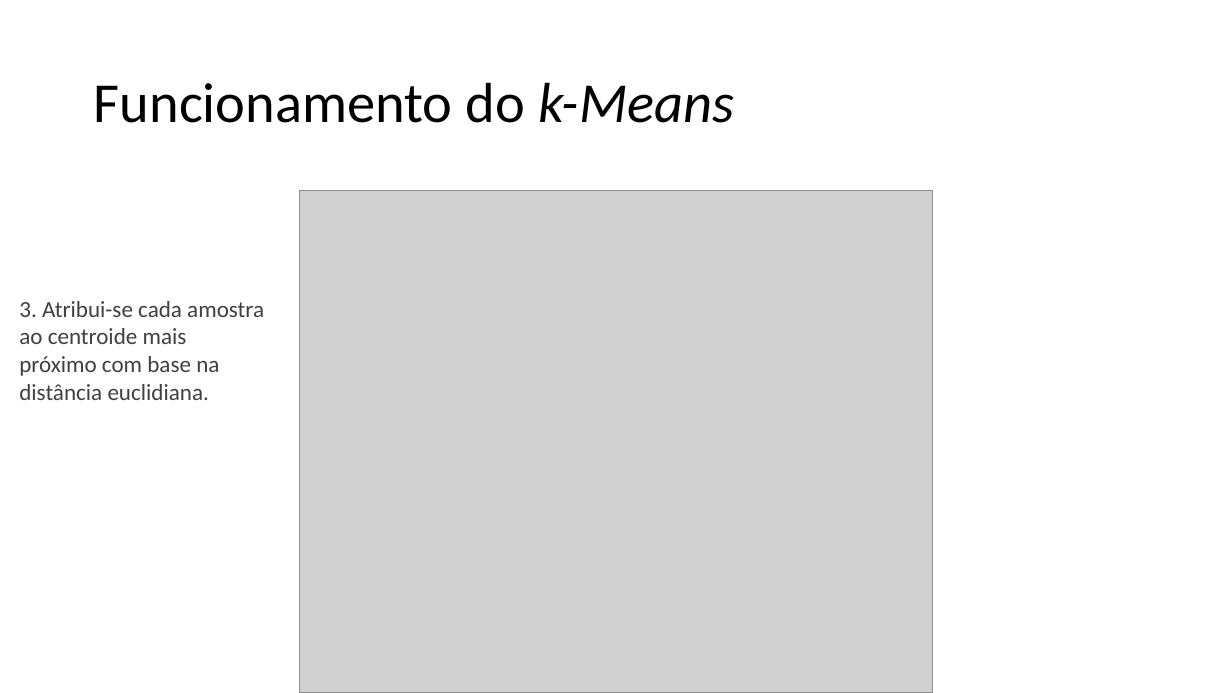
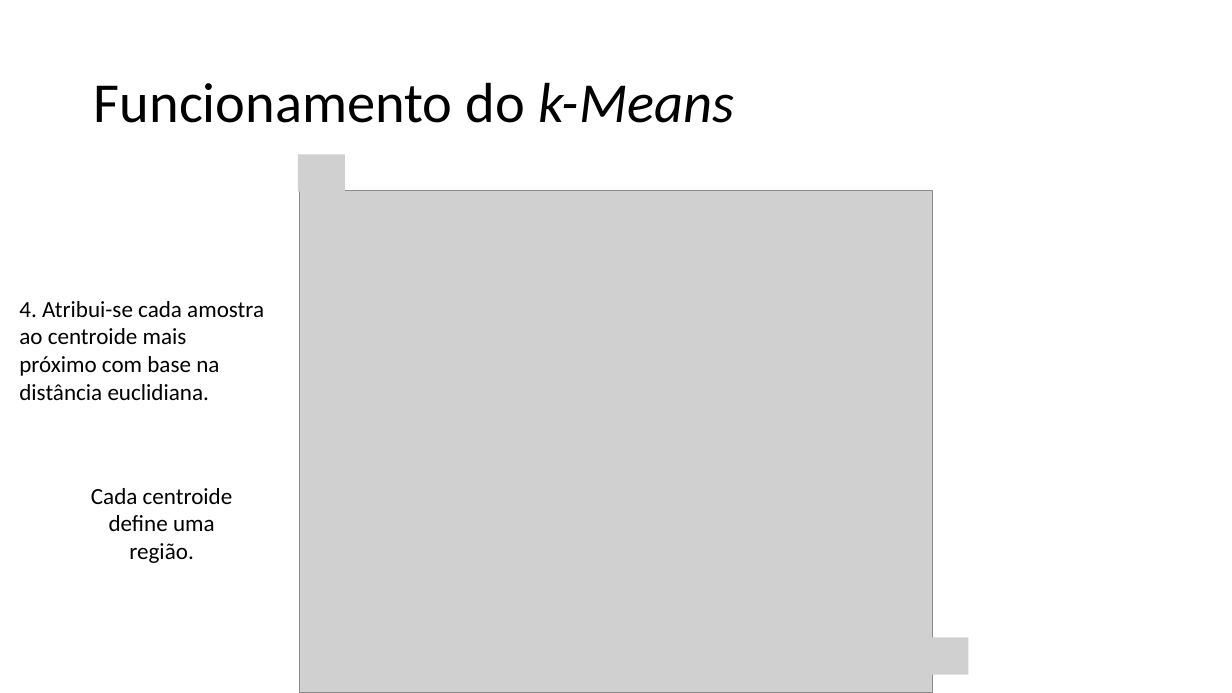
Before and after one commit to zz4fap/c24_inteligencia_artificial, a slide deck: slide 23 of slides/C24_kMeans.pptx (slide 22 before the commit). Drawn at 1232x693 pixels with LibreOffice and Linux fonts; fonts in the diff are those of the drawing; grey boxes stand for pictures. Boxes give left, top, right and bottom in pixels: in the first picture for what was removed or moved away, otherwise in the second. Text is boxed around its words. In the diff, an @@ line names an element or a change of style, - is before the commit and + after.

```diff
--- a/slides/C24_kMeans.pptx
+++ b/slides/C24_kMeans.pptx
@@ picture added at bbox=[298, 154, 345, 191] @@
@@ text at bbox=[19, 301, 264, 400]: text changed; text colour #404040 to #000000 @@
-3. Atribui-se cada amostra ao centroide mais próximo com base na distância euclidiana.
+4. Atribui-se cada amostra ao centroide mais próximo com base na distância euclidiana.
@@ text added at bbox=[91, 488, 233, 563], 18 pt, text #000000 @@
+Cada centroide define uma região.
@@ picture added at bbox=[922, 638, 969, 675] @@
```
Also in this commit, not shown: 11 other slides changed, 5 slides added, 3 other files.
